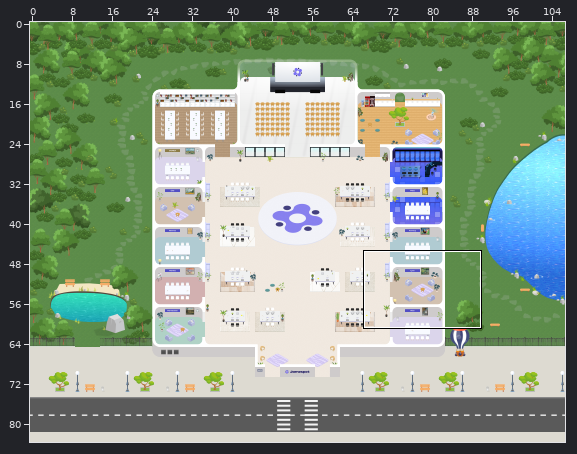
Tiled map (JSON), stored at 2026-new-Jland/new-jland-2026.tmj. Above, an overview of the earlier version with the close-up marked.
Close-up. First the earlier version:
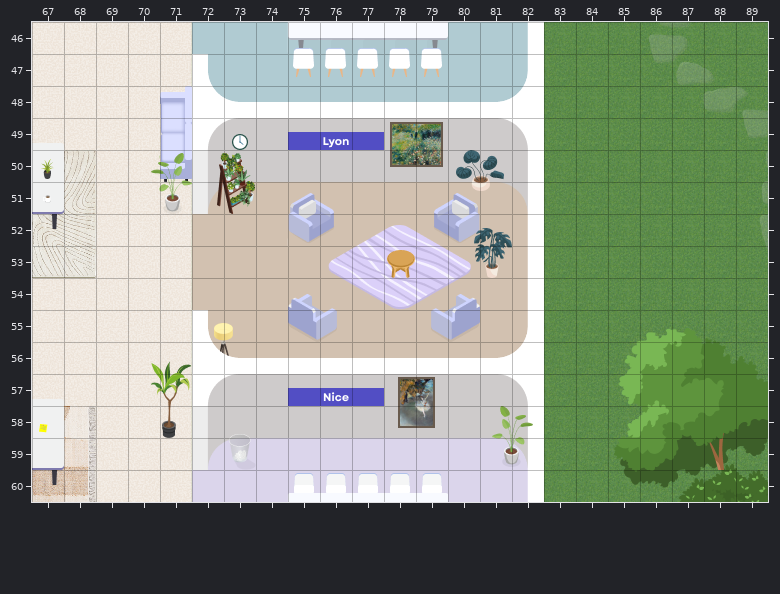
Cells are 32x32 px. Shown: x 67..89, y 46..60. The commit also changed other parts of the map, which this record leaves out. Tiles whose own drawing changed are shown in their newer look in all pictures.
The same view after the edit:
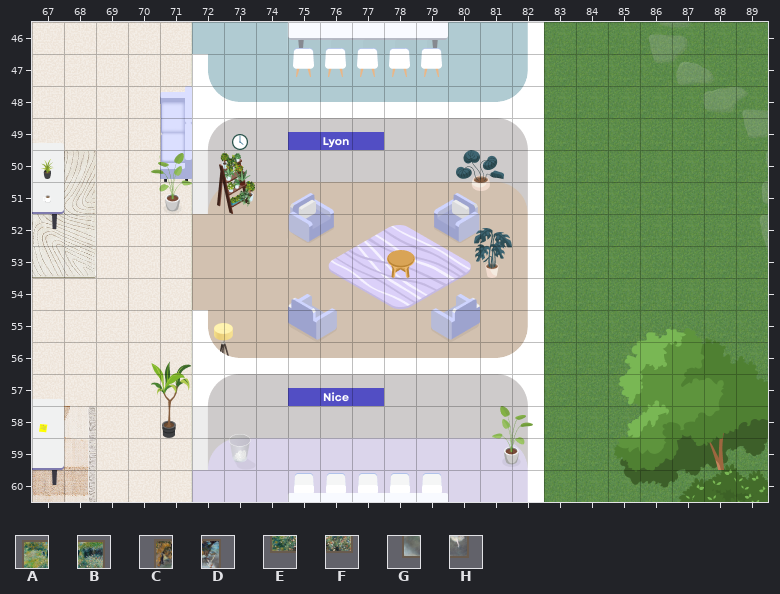
Key: from "Misc": A 390, B 391, C 392, D 393, E 430, F 431, G 432, H 433.
_ is an empty cell.
The exact change:
Layer "Misc up":
y 49: x 78..79 AB -> __
y 50: x 78..79 EF -> __
y 57: x 78..79 CD -> __
y 58: x 78..79 GH -> __
